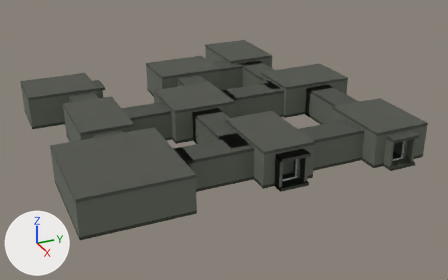
Two versions of the glTF model gallery/crypt.glb, one commit apart.
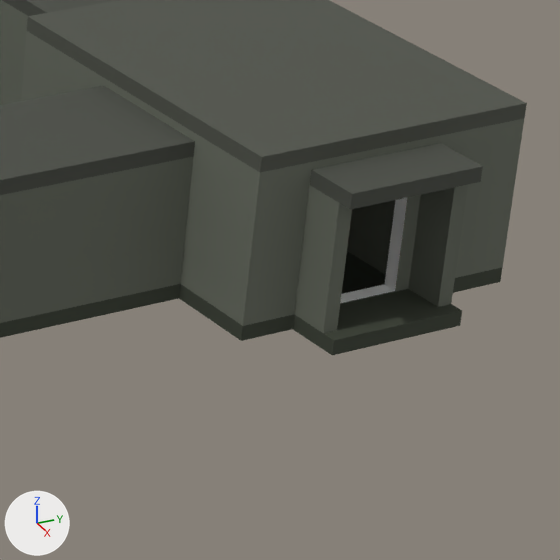
Each version is shown whole from a 50 mm lens placed at (101.0, -55.9, 35.1), pointed at (26.7, -22.5, -2.0), then close up on the part from 73% to 97% of the width and 37% to 75% of the height. Arrows for +X, +Y and +Z are at lower left; the lights stay in place. The last two pictures show the newer version. Vertices at exactly the same position are counted once.

The scene before the commit, as lines of its bpy script (objects in view):
```python
me_dungeon = bpy.data.meshes.new('dungeon')
me_dungeon.from_pydata(...)  # 6279 vertices, 10160 faces; spans x 0.6..46.9, y -47.4..-1.6, z -0.4..4.4
# faces by material slot: [7248, 2912]
me_dungeon.materials.append(mat_material_0)
me_dungeon.materials.append(mat_material_1)
ob_dungeon = bpy.data.objects.new('dungeon', me_dungeon)
ob_dungeon.location = (0.0, 0.0, 0.0)
```
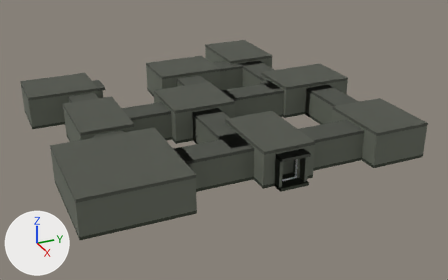
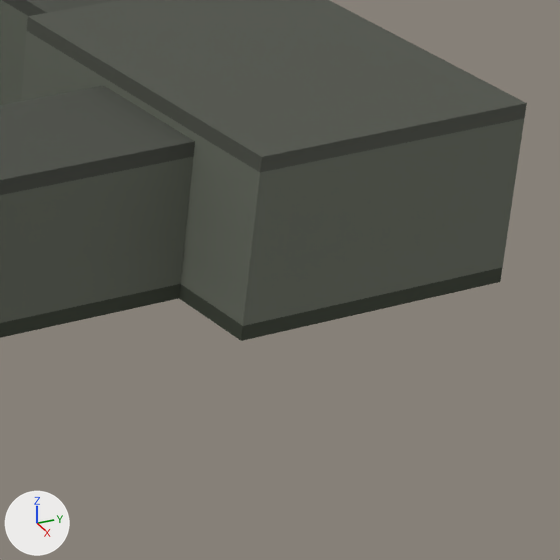
What changed in the scene script:
```text
Change me_dungeon:
    used by ob_dungeon; location = (0.0, 0.0, 0.0)
    remove me_dungeon.from_pydata(...)  # 6279 vertices, 10160 faces; spans x 0.6..46.9, y -47.4..-1.6, z -0.4..4.4
    add me_dungeon.from_pydata(...)  # 6241 vertices, 10104 faces; spans x 0.6..46.4, y -47.4..-1.6, z -0.4..4.4
    me_dungeon part 1: the loose piece of 8 vertices spanning x 39.1..46.9, y -8.9..-5.1, z -0.4..0.0 is deleted
    me_dungeon part 2: the loose piece of 8 vertices spanning x 39.1..46.9, y -8.9..-5.1, z 3.4..3.8 is deleted
    me_dungeon part 3: the loose piece of 8 vertices spanning x 39.5..46.5, y -5.5..-5.1, z 0.0..3.4 is deleted
    me_dungeon part 4
    55 vertices are removed from x 39.5..46.5, y -8.9..-5.9, z -0.4..4.4
    114 faces are deleted
    12 vertices in x 42.5..42.9, y -8.9..-5.1, z -0.4..3.8 move by (-5.0, 0.0, 0.0)
    29 vertices are added at x 35.6..37.5, y -8.9..-5.9, z 0.0..3.4
    7 new vertices lie (1.5, 0.0, 0.0) away from vertices in x 35.6, y -8.1..-5.9, z -0.4..4.4
    5 new vertices lie (0.4, 0.0, 0.0) away from vertices in x 35.6, y -8.1..-5.9, z 0.0..2.6
    94 new faces join them, mat_material_0
```

Changed parts and their boxes (x1, y1, x2, y2) in the close-ups (560 x 560 px; the box of a moved part takes in the faces that stretch with it):
'dungeon', reshaped
    before: (0, 0, 527, 355)
    after: (0, 0, 527, 341)
part 1 of me_dungeon, deleted
    before: (293, 251, 462, 355)
part 2 of me_dungeon, deleted
    before: (310, 143, 483, 209)
part 3 of me_dungeon, deleted
    before: (347, 185, 468, 307)
part 4 of me_dungeon, moved or reshaped
    before: (0, 0, 417, 333)
    after: (0, 0, 417, 308)
